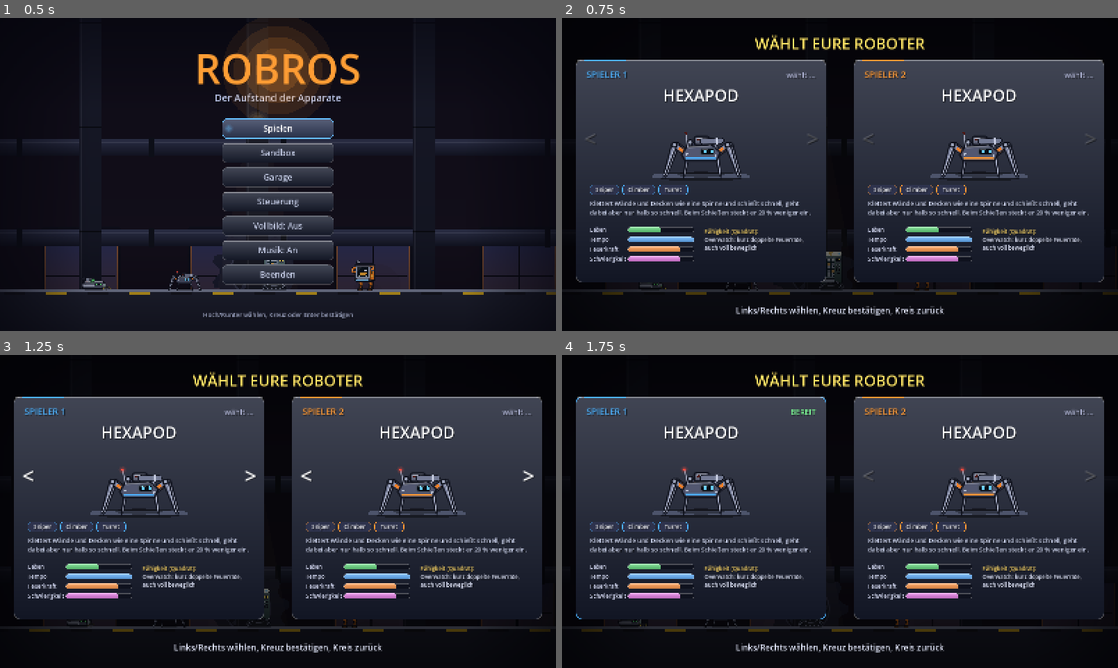
Above: before the commit, frames 1-4 (two rows, left to right).
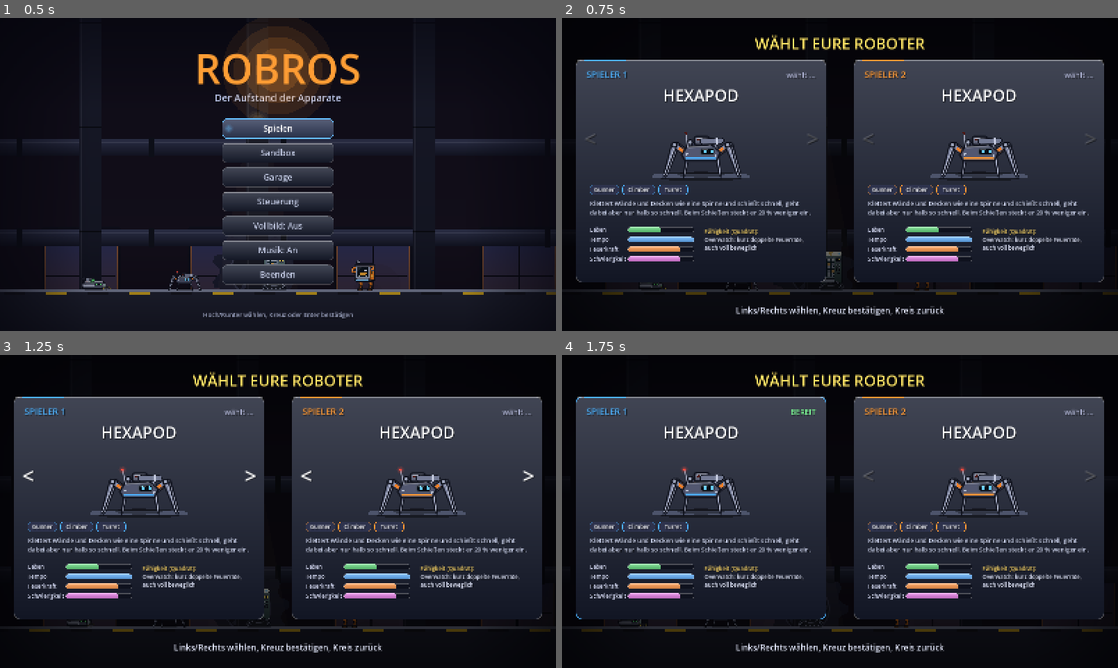
Above: after the commit, the same moments.

Repository: BearsinK/Ares
Game: Godot game, scene res://scenes/title.tscn
Two runs of this game, one before a commit and one after it. Both use one fixed random seed, a clock stepped at 60 frames per second and the inputs below.
Inputs (mouse positions are in pixels of both pictures, inside the frame that each line leads up to):
- Up to frame 1 (0.5 s): no input
- Up to frame 2 (0.75 s): tap Enter (p1_confirm) at 0.5 s; move the mouse to (962, 158) at 0.52 s; hold D (p1_right) from 0.53 s (still down); tap E (p1_ability) at 0.6 s; click (962, 158) at 0.67 s
- Up to frame 3 (1.25 s): keep holding D (p1_right); tap Space (p1_jump) at 0.77, 1.07 s
- Up to frame 4 (1.75 s): keep holding D (p1_right); move the mouse to (728, 527) at 1.27 s; tap Enter (p1_confirm) at 1.35 s; tap Space (p1_jump) at 1.52 s

Frame 1 is identical in both runs. In frame 2, less than 0.1% of the frame differs, in the area x 5-60%, y 53-56%; in frame 3, less than 0.1%; in frame 4, less than 0.1%.

Commit message:
Bossleiste passt zwischen die Panels, Banner hoeher, Hexapod-Tag aktualisiert
Co-Authored-By: Claude Sonnet 5.5 <noreply@anthropic.com>
Claude-Session: https://claude.ai/code/session_01LWfhWxkDekTWkUA5NKCt1X

Diff:
--- a/scripts/game/hud.gd
+++ b/scripts/game/hud.gd
@@ -93,19 +93,19 @@
 	var slide := (1.0 - _ease_out(elapsed / 0.55)) * -view.x * 0.6
 	var alpha := clampf(main.wave_intro / 0.35, 0.0, 1.0)
 	var title_color := Color(1.0, 0.55, 0.3, alpha) if last else Color(1.0, 0.92, 0.55, alpha)
-	_text(Vector2(slide + 4.0, view.y * 0.3 + 4.0), title, 96, Color(0, 0, 0, 0.5 * alpha), HORIZONTAL_ALIGNMENT_CENTER, view.x)
-	_text(Vector2(slide, view.y * 0.3), title, 96, title_color, HORIZONTAL_ALIGNMENT_CENTER, view.x)
+	_text(Vector2(slide + 4.0, view.y * 0.26 + 4.0), title, 96, Color(0, 0, 0, 0.5 * alpha), HORIZONTAL_ALIGNMENT_CENTER, view.x)
+	_text(Vector2(slide, view.y * 0.26), title, 96, title_color, HORIZONTAL_ALIGNMENT_CENTER, view.x)
 	if main.wave_modifier != "normal":
 		var info: Dictionary = WaveModifiers.DATA[main.wave_modifier]
 		var pop := _ease_out((elapsed - 0.5) / 0.35)
-		_text(Vector2(0, view.y * 0.3 + 56.0), String(info.name), int(36.0 + 14.0 * pop), Color(1.0, 0.65, 0.25, alpha * pop), HORIZONTAL_ALIGNMENT_CENTER, view.x)
-		_text(Vector2(0, view.y * 0.3 + 92.0), String(info.text), 22, Color(0.95, 0.95, 1.0, alpha * pop), HORIZONTAL_ALIGNMENT_CENTER, view.x)
+		_text(Vector2(0, view.y * 0.26 + 56.0), String(info.name), int(36.0 + 14.0 * pop), Color(1.0, 0.65, 0.25, alpha * pop), HORIZONTAL_ALIGNMENT_CENTER, view.x)
+		_text(Vector2(0, view.y * 0.26 + 92.0), String(info.text), 22, Color(0.95, 0.95, 1.0, alpha * pop), HORIZONTAL_ALIGNMENT_CENTER, view.x)
 	# Countdown: jede Zahl poppt gross auf und schrumpft.
 	if main.wave_intro <= 3.0:
 		var number := int(ceil(main.wave_intro))
 		var frac: float = 1.0 - (float(main.wave_intro) - float(number - 1))
 		var size := int(150.0 - 50.0 * _ease_out(frac * 1.5))
-		_text(Vector2(0, view.y * 0.55 + 40.0), str(number), size, Color(1, 1, 1, clampf(1.2 - frac * 0.5, 0.0, 1.0)), HORIZONTAL_ALIGNMENT_CENTER, view.x)
+		_text(Vector2(0, view.y * 0.55 + 40.0), str(number), size, Color(1, 1, 1, 0.65 * clampf(1.2 - frac * 0.5, 0.0, 1.0)), HORIZONTAL_ALIGNMENT_CENTER, view.x)
 
 
 ## Wellenende: grosses WELLE GESCHAFFT mit Aufpoppen, Zusammenfassung und Bonus.
@@ -117,7 +117,7 @@
 	var fade := clampf(remaining / 0.4, 0.0, 1.0)
 	var pop := _ease_out(elapsed / 0.35)
 	var overshoot := 1.0 + 0.25 * sin(clampf(elapsed / 0.35, 0.0, 1.0) * PI)
-	var y := view.y * 0.3
+	var y := view.y * 0.22
 	# Leuchtband hinter dem Titel.
 	var band := Rect2(0, y - 20.0, view.x * pop, 110.0)
 	_canvas.draw_rect(band, Color(0.05, 0.04, 0.0, 0.55 * fade))
@@ -275,7 +275,9 @@
 
 
 func _draw_boss_bar(view: Vector2, boss: Boss) -> void:
-	var width := 620.0
+	# Passt zwischen die beiden Spielerpanels, damit nichts ueberdeckt wird.
+	var free := view.x - 2.0 * ((PANEL_WIDTH + 20.0) * ui_scale(view) + 24.0)
+	var width := clampf(free - 40.0, 340.0, 620.0)
 	var bar := Rect2(Vector2(view.x * 0.5 - width * 0.5, 44.0), Vector2(width, 22.0))
 	var panel := Rect2(bar.position + Vector2(-16.0, -38.0), Vector2(width + 32.0, 104.0))
 	Art.rrect(_canvas, panel, Color(0.04, 0.05, 0.09, 0.78), 12.0)
@@ -290,10 +292,10 @@
 	for mark in [0.33, 0.66]:
 		_canvas.draw_line(Vector2(bar.position.x + bar.size.x * mark, bar.position.y), Vector2(bar.position.x + bar.size.x * mark, bar.end.y), Color(0, 0, 0, 0.6), 3.0)
 	Art.rrect_line(_canvas, bar, Color(1, 1, 1, 0.35), 7.0, 1.5)
-	var status := "PANZER GESCHLOSSEN: nur 25 Prozent Schaden" if not boss.open else "KERN OFFEN: voller Schaden"
+	var status := "PANZER ZU: nur 25 % Schaden" if not boss.open else "KERN OFFEN: voller Schaden"
 	if boss.is_invulnerable() and not boss.dying:
 		status = "unverwundbar"
-	_text(Vector2(0, 78), "%s     Schwach gegen Hydro und Cryo" % status, 14, Color(0.85, 0.87, 0.95), HORIZONTAL_ALIGNMENT_CENTER, view.x)
+	_text(Vector2(0, 78), "%s   Schwach: Hydro, Cryo" % status, 14, Color(0.85, 0.87, 0.95), HORIZONTAL_ALIGNMENT_CENTER, view.x)
 	if boss.banner_time > 0.0:
 		var alpha := clampf(boss.banner_time / 0.4, 0.0, 1.0)
 		_text(Vector2(0, view.y * 0.3), boss.banner, 46, Color(1.0, 0.8, 0.3, alpha), HORIZONTAL_ALIGNMENT_CENTER, view.x)
--- a/scripts/game/main.gd
+++ b/scripts/game/main.gd
@@ -369,7 +369,7 @@
 	fx.floor_y = FLOOR_Y
 	director.stage = {}
 	camera.bias = Vector2(350.0, -80.0)
-	camera.max_zoom = 0.8
+	camera.max_zoom = 1.0
 	camera.global_position = (players[0].global_position + players[1].global_position) * 0.5 + camera.bias
 	Sfx.play("levelup")
 
--- a/scripts/game/ui_kit.gd
+++ b/scripts/game/ui_kit.gd
@@ -12,7 +12,7 @@
 		"damage": 3, "difficulty": 2,
 	},
 	"hexapod": {
-		"tags": ["Sniper", "Climber", "Turret"],
+		"tags": ["Gunner", "Climber", "Turret"],
 		"blurb": "Klettert Wände und Decken wie eine Spinne und schießt schnell, geht dabei aber nur halb so schnell. Beim Schießen steckt er 20 % weniger ein.",
 		"ability": "Overwatch: kurz doppelte Feuerrate, auch voll beweglich",
 		"damage": 4, "difficulty": 4,
